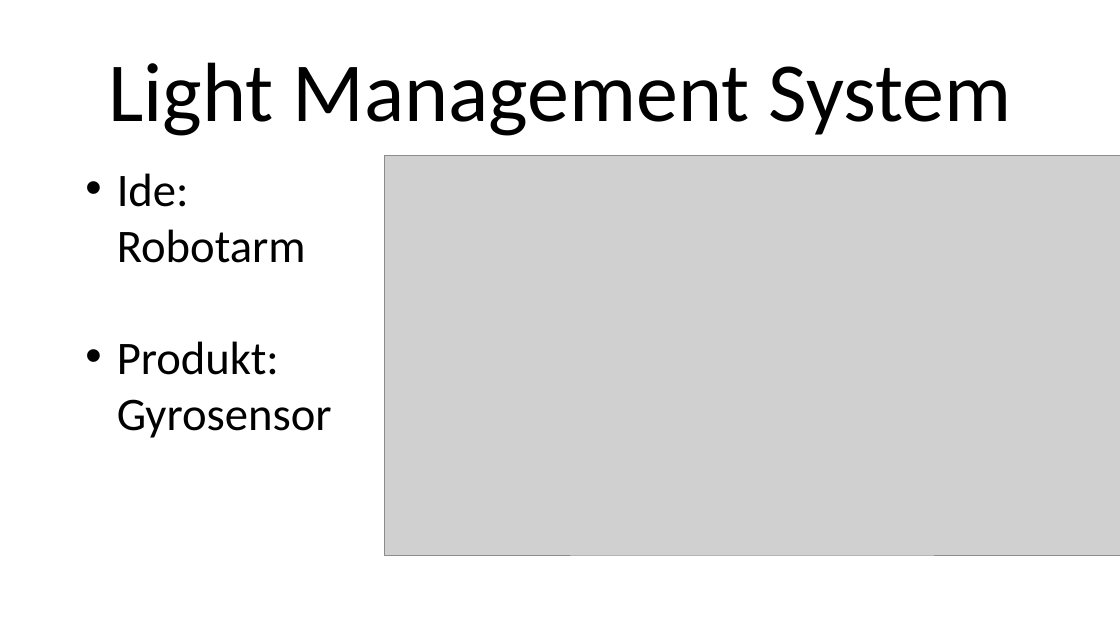
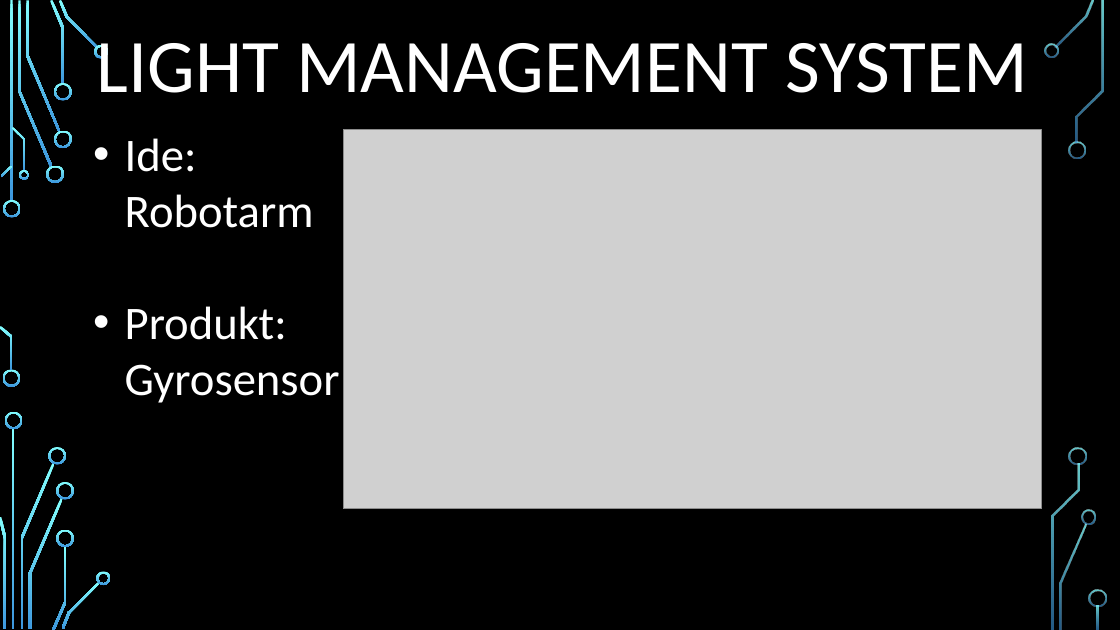
Before and after one commit to AndersSkovNielsen/LightManagement, a slide deck: slide 2 of Eksamen powerpoint.pptx. Drawn at 1120x630 pixels with LibreOffice and Linux fonts; fonts in the diff are those of the drawing; grey boxes stand for pictures; background and template pictures are left out. Boxes give left, top, right and bottom in pixels: in the first picture for what was removed or moved away, otherwise in the second. Text is boxed around its words. In the diff, an @@ line names an element or a change of style, - is before the commit and + after.

```diff
--- a/Eksamen powerpoint.pptx
+++ b/Eksamen powerpoint.pptx
@@ background #FFFFFF to picture (left out) @@
@@ title at box(97, 43, 1028, 93): text changed; size 72 to 64.8 pt; text colour #000000 to #FFFFFF @@
-Light Management System
+LIGHT MANAGEMENT SYSTEM
@@ text "Ide: Robotarm": place and size @@
-text "Ide: Robotarm" at box(117, 173, 332, 438)
+text "Ide: Robotarm" at box(125, 138, 340, 403)
@@ text "Ide: Robotarm" at box(125, 138, 340, 403): text colour #000000 to #FFFFFF @@
@@ picture: place and size @@
-picture at box(384, 155, 1120, 555)
+picture at box(344, 129, 1042, 509)
@@ group added at box(0, 0, 1107, 630): 33 freeform shapes, 3 rectangles @@
```
Also in this commit, not shown: 8 other slides changed.
